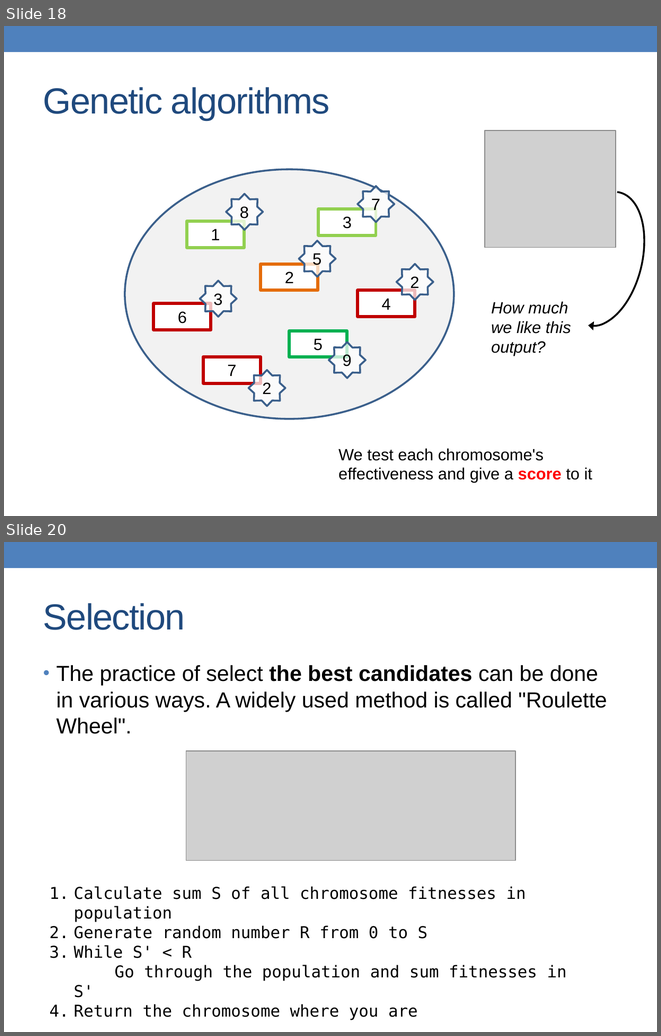
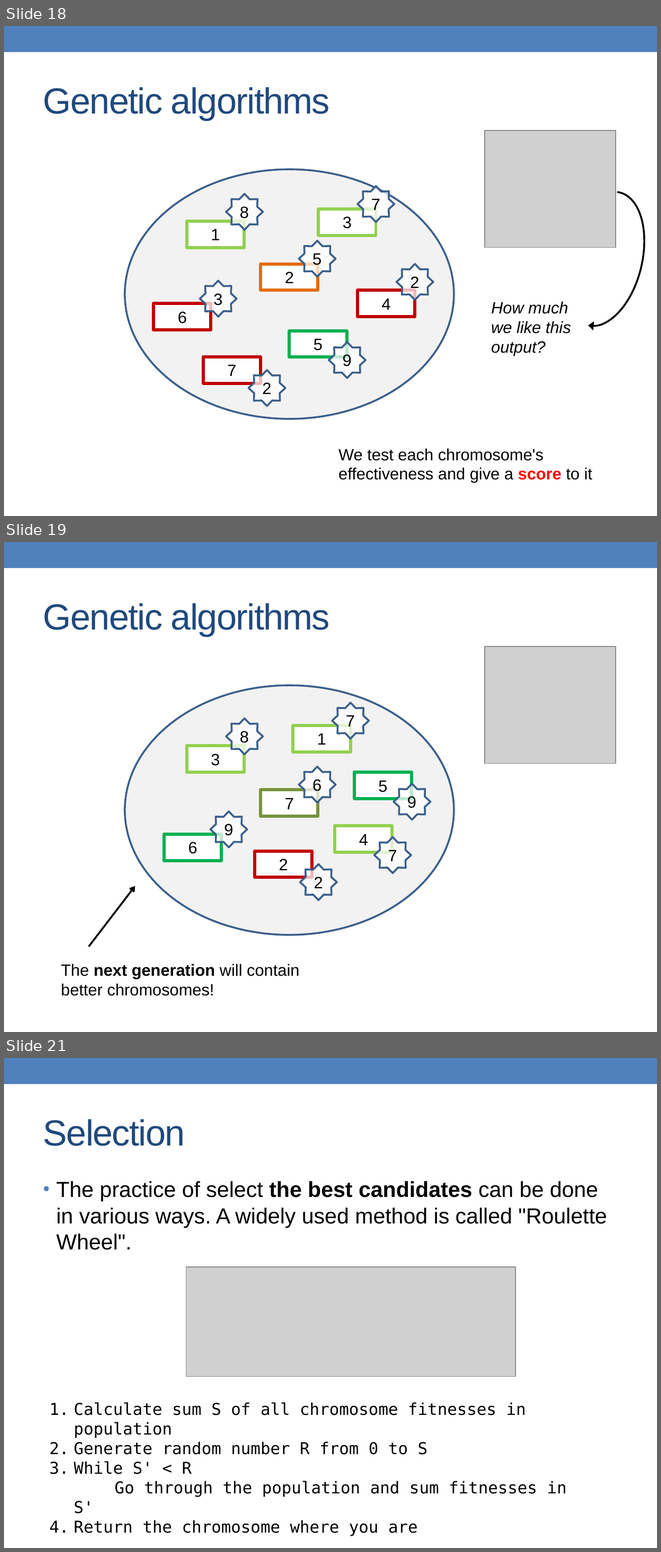
Before and after one commit to alessandrofrancesconi/carwin, a slide deck: presentation.pptx. Shown one above the other, each under a label of ours: slides 18 and 20 before the commit, slides 18, 19 and 21 after it; the slides between them are not shown. The pictures are 661x1036 and 661x1552 pixels, drawn with LibreOffice and Linux fonts; fonts in the diff are those of the drawing; grey boxes stand for pictures. Boxes give left, top, right and bottom in pixels: in the first picture for what was removed or moved away, otherwise in the second. Text is boxed around its words. In the diff, an @@ line names an element or a change of style, - is before the commit and + after.

```diff
--- a/presentation.pptx
+++ b/presentation.pptx
@@ slide 19 added at [4, 542, 657, 1032], background #FFFFFF; not listed: 1 template element that a slide beside it also shows @@
@@ title added at [43, 603, 330, 636], 40 pt, text #1F497D @@
+Genetic algorithms
@@ picture added at [485, 646, 615, 764] @@
@@ ellipse added at [125, 685, 454, 934], fill #F2F2F2, outline #3A5F8C 2.08 pt @@
@@ star added at [332, 703, 368, 739], fill #FFFFFF at 73% opacity, outline #3A5F8C 2.08 pt @@
@@ text added at [346, 715, 355, 730], 18 pt, text #000000 @@
+7
@@ star added at [226, 718, 263, 754], fill #FFFFFF at 73% opacity, outline #3A5F8C 2.08 pt @@
@@ text added at [240, 731, 249, 746], 18 pt, text #000000 @@
+8
@@ rectangle added at [293, 725, 351, 751], fill #FFFFFF, outline #92D050 3.5 pt, 18 pt, text #000000 @@
+1
@@ rectangle added at [187, 746, 244, 772], fill #FFFFFF, outline #92D050 3.5 pt, 18 pt, text #000000 @@
+3
@@ star added at [299, 767, 336, 803], fill #FFFFFF at 73% opacity, outline #3A5F8C 2.08 pt @@
@@ text added at [312, 779, 321, 791], 18 pt, text #000000 @@
+6
@@ rectangle added at [354, 773, 412, 799], fill #FFFFFF, outline #00B050 3.5 pt, 18 pt, text #000000 @@
+5
@@ rectangle added at [261, 790, 318, 815], fill #FFFFFF, outline #77933C 3.5 pt, 18 pt, text #000000 @@
+7
@@ star added at [394, 784, 430, 820], fill #FFFFFF at 73% opacity, outline #3A5F8C 2.08 pt @@
@@ text added at [407, 795, 416, 808], 18 pt, text #000000 @@
+9
@@ star added at [210, 811, 247, 847], fill #FFFFFF at 73% opacity, outline #3A5F8C 2.08 pt @@
@@ text added at [224, 823, 233, 836], 18 pt, text #000000 @@
+9
@@ rectangle added at [335, 826, 392, 852], fill #FFFFFF, outline #92D050 3.5 pt, 18 pt, text #000000 @@
+4
@@ rectangle added at [164, 834, 221, 860], fill #FFFFFF, outline #00B050 3.5 pt, 18 pt, text #000000 @@
+6
@@ star added at [374, 837, 411, 873], fill #FFFFFF at 73% opacity, outline #3A5F8C 2.08 pt @@
@@ rectangle added at [255, 851, 312, 877], fill #FFFFFF, outline #C00000 3.5 pt, 18 pt, text #000000 @@
+2
@@ text added at [388, 848, 397, 861], 18 pt, text #000000 @@
+7
@@ star added at [300, 864, 336, 900], fill #FFFFFF at 73% opacity, outline #3A5F8C 2.08 pt @@
@@ arrow added from (89, 946) to (135, 886), #000000 2 pt @@
@@ text added at [314, 876, 323, 888], 18 pt, text #000000 @@
+2
@@ text added at [61, 963, 299, 996], 18 pt, text #000000 @@
+The next generation will contain better chromosomes!
@@ what was slide 20 is now slide 21 @@
```
Also in this commit, not shown: 3 slides changed, 1 other file.
